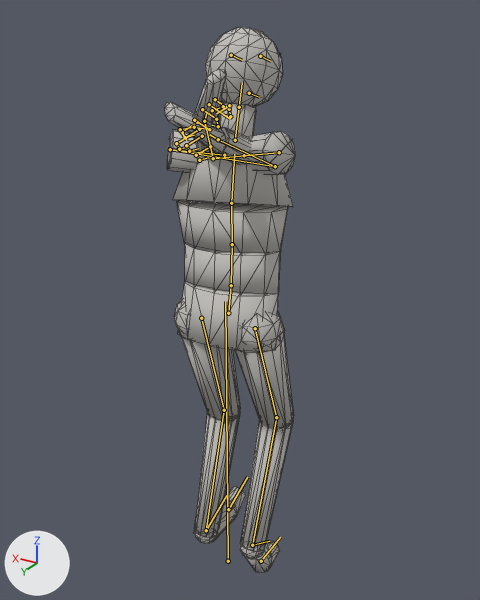
A saved change to the glTF model godot/assets/characters/clips_more.glb.
Both versions are drawn from a 50 mm camera at (-0.944, 1.494, 1.743) aimed at (0.0, -0.078, 0.957). The axes (+X, +Y, +Z) are drawn at lower left. The lights are the same throughout. The older version comes first. Both versions are drawn at frame 1 of the action 'shuffle'; the numbers are the values there. The bones that change, and the others that lie on the model, are drawn over the model as lines. Mesh edges are drawn as thin lines.

In view in the first picture: 'body'.
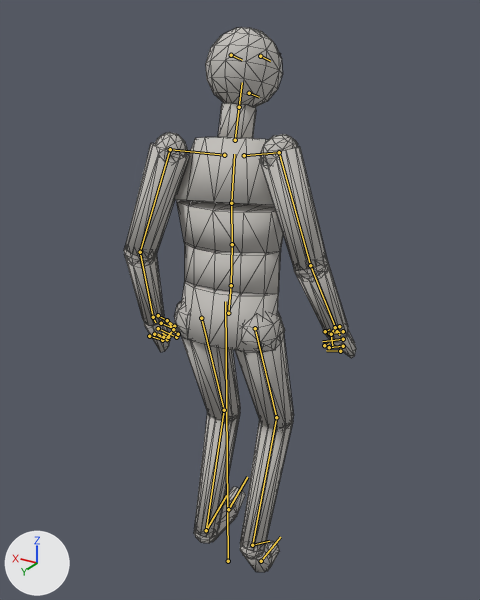
What differs and where, as boxes [x1, y1, x2, y2] in the pictures (480 x 600 px):
'body', posed (77% wider)
    before: [165, 27, 296, 572]
    after: [124, 27, 356, 572]
bone 'LeftUpperArm', root to tip
    before: (170, 149) to (275, 166)
    after: (170, 149) to (140, 252)
bone 'LeftLowerArm', root to tip
    before: (275, 166) to (218, 139)
    after: (140, 252) to (153, 317)
bone 'RightUpperArm', root to tip
    before: (279, 152) to (213, 158)
    after: (279, 152) to (310, 265)
bone 'RightLowerArm', root to tip
    before: (213, 158) to (204, 121)
    after: (310, 265) to (337, 331)

The change, as a list of edits to the scene's bpy script:
```text
Change bone_leftupperarm:
    where bone_leftupperarm = bpy.data.objects['Armature'].pose.bones['LeftUpperArm']  # child of 'LeftShoulder'
    bone_leftupperarm.rotation_quaternion: (0.03, 0.713, 0.011, 0.701) -> (0.761, 0.572, 0.151, 0.267)  # degrees (106, -87, 73) -> degrees (72, -4, 35)
Change bone_leftlowerarm:
    where bone_leftlowerarm = bpy.data.objects['Armature'].pose.bones['LeftLowerArm']  # child of 'LeftUpperArm'
    bone_leftlowerarm.rotation_quaternion: (0.349, 0.303, 0.083, -0.883) -> (0.951, 0.301, -0.053, -0.054)  # degrees (5, 36, -135) -> degrees (35, -4, -8)
Change bone_rightupperarm:
    where bone_rightupperarm = bpy.data.objects['Armature'].pose.bones['RightUpperArm']  # child of 'RightShoulder'
    bone_rightupperarm.rotation_quaternion: (-0.001, -0.708, 0.007, 0.706) -> (-0.755, -0.56, 0.147, 0.307)  # degrees (104, 89, -76) -> degrees (71, 7, -39)
Change bone_rightlowerarm:
    where bone_rightlowerarm = bpy.data.objects['Armature'].pose.bones['RightLowerArm']  # child of 'RightUpperArm'
    bone_rightlowerarm.rotation_quaternion: (0.351, 0.333, -0.009, 0.875) -> (0.945, 0.312, 0.088, 0.049)  # degrees (16, -36, 131) -> degrees (37, 8, 9)
```
